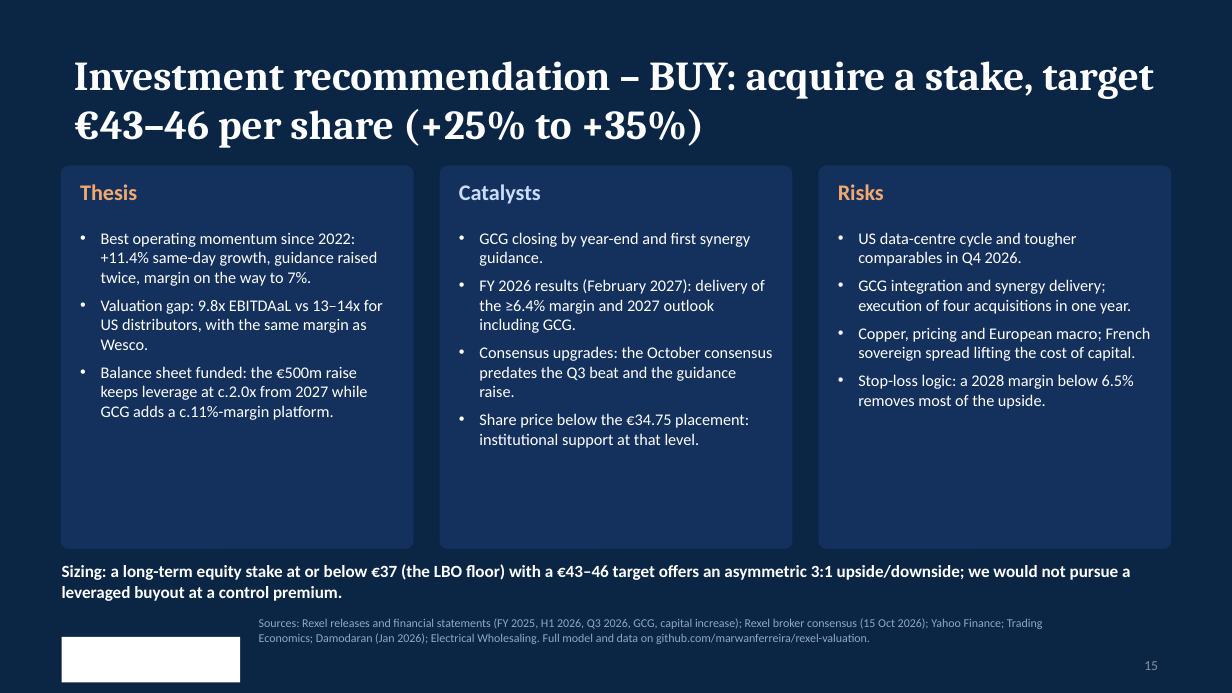
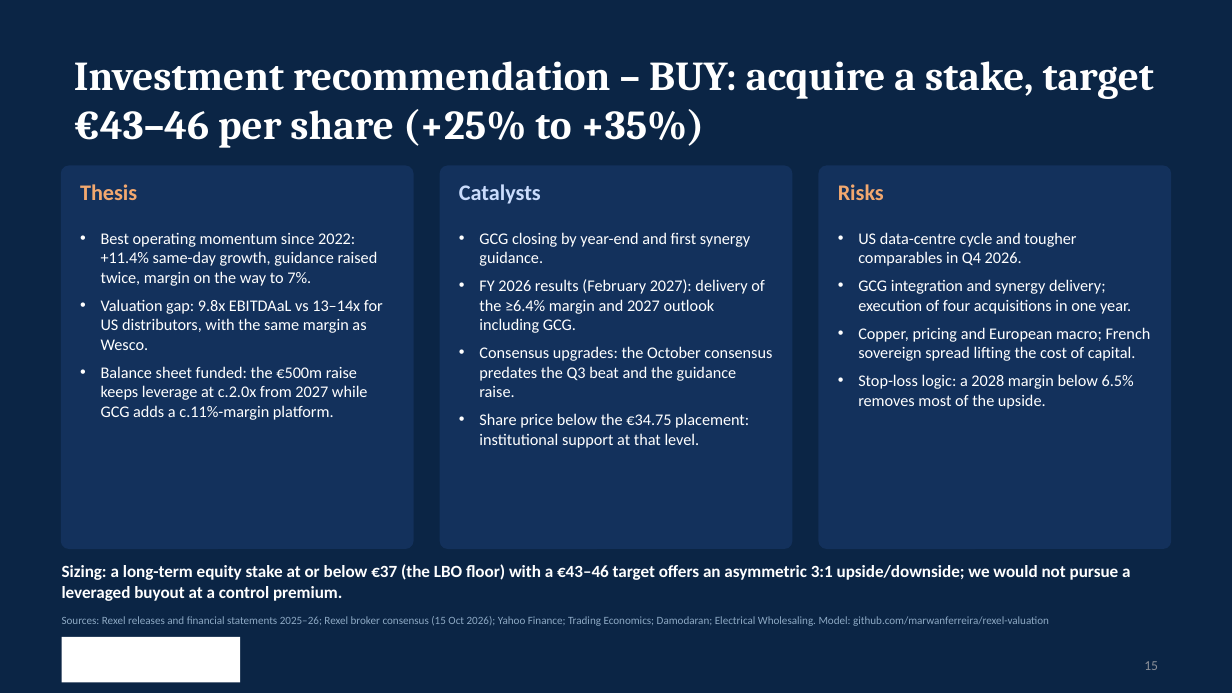
Before and after one commit to marwanferreira/rexel-valuation, a slide deck: slide 15 of Rexel valuation - deck.pptx. Drawn at 1232x693 pixels with LibreOffice and Linux fonts; fonts in the diff are those of the drawing; background and template pictures are left out. Boxes give left, top, right and bottom in pixels: in the first picture for what was removed or moved away, otherwise in the second. Text is boxed around its words. In the diff, an @@ line names an element or a change of style, - is before the commit and + after.

```diff
--- a/Rexel valuation - deck.pptx
+++ b/Rexel valuation - deck.pptx
@@ text at <box>62,616,1049,626</box>: text changed; size 7 to 6.5 pt @@
-Sources: Rexel releases and financial statements (FY 2025, H1 2026, Q3 2026, GCG, capital increase); Rexel broker consensus (15 Oct 2026); Yahoo Finance; Trading Economics; Damodaran (Jan 2026); Electrical Wholesaling. Full model and data on github.com/marwanferreira/rexel-valuation.
+Sources: Rexel releases and financial statements 2025–26; Rexel broker consensus (15 Oct 2026); Yahoo Finance; Trading Economics; Damodaran; Electrical Wholesaling. Model: github.com/marwanferreira/rexel-valuation
```
Also in this commit, not shown: 12 other slides changed, 2 other files.
